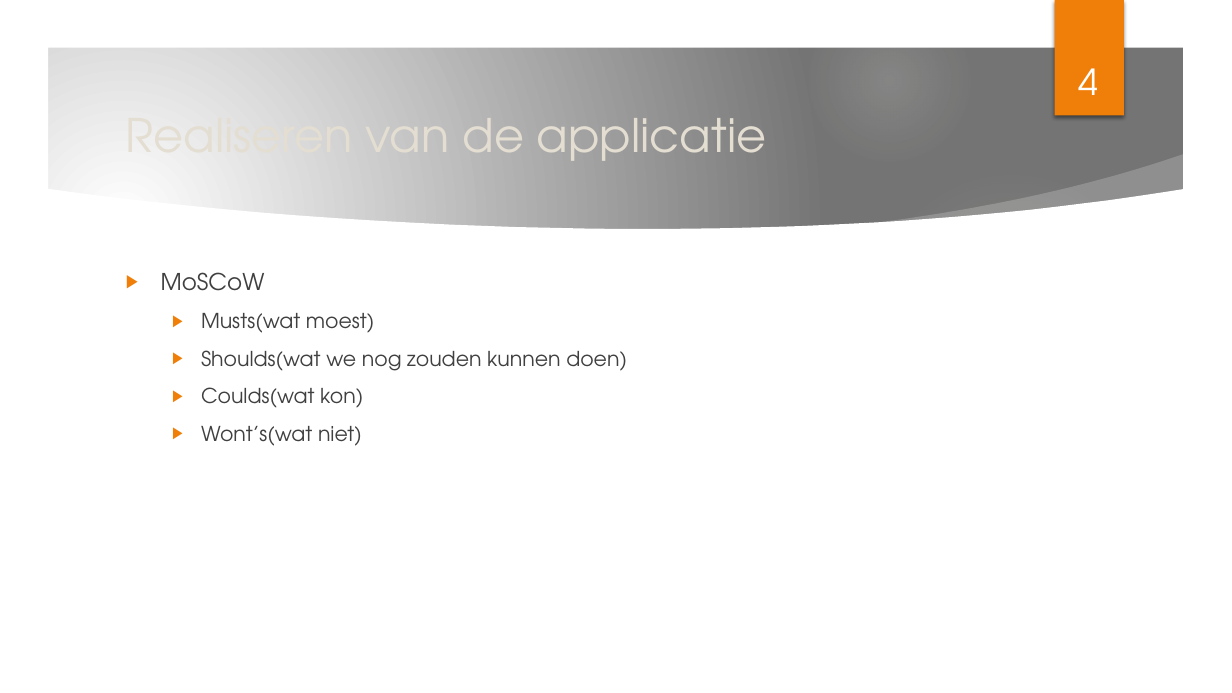
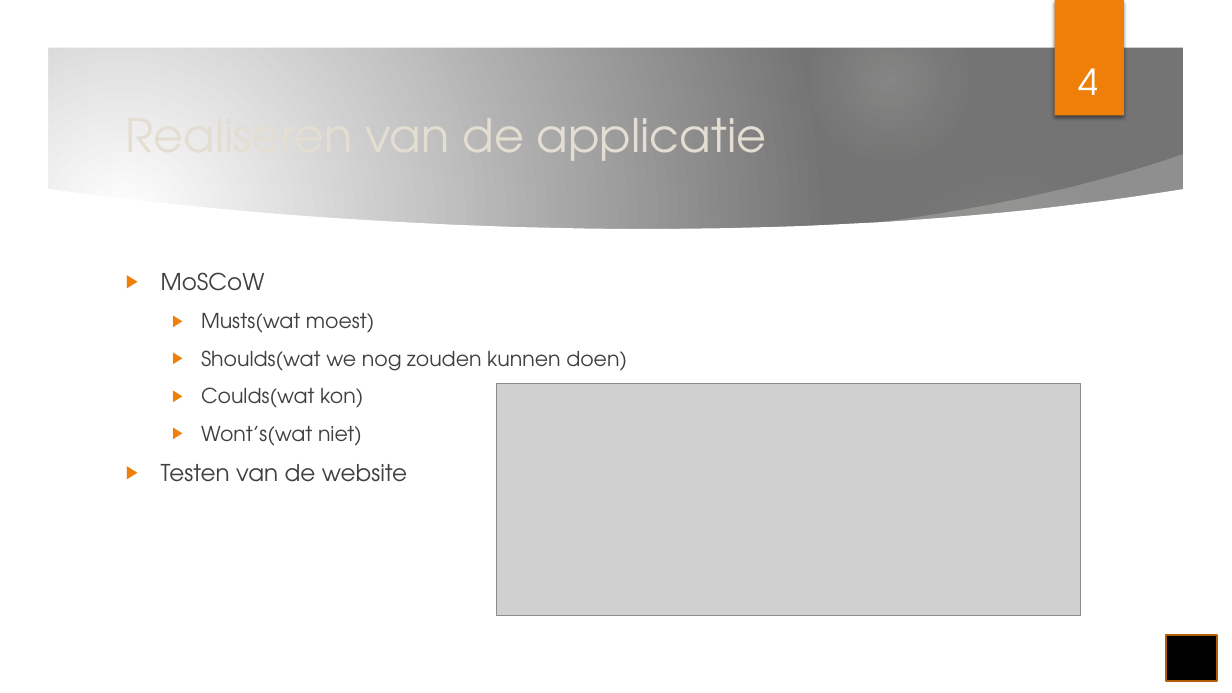
Before and after one commit to OfficialRaiiZeR/Proftaak-biocodegaming-web, a slide deck: slide 4 of documents/verslag/BioCodeGaming.pptx. Drawn at 1232x693 pixels with LibreOffice and Linux fonts; fonts in the diff are those of the drawing; grey boxes stand for pictures; background and template pictures are left out. Boxes give left, top, right and bottom in pixels: in the first picture for what was removed or moved away, otherwise in the second. Text is boxed around its words. In the diff, an @@ line names an element or a change of style, - is before the commit and + after.

```diff
--- a/documents/verslag/BioCodeGaming.pptx
+++ b/documents/verslag/BioCodeGaming.pptx
@@ picture added at box(496, 384, 1080, 616) @@
@@ text at box(161, 464, 407, 482): paragraph added @@
+▶ Testen van de website
@@ rectangle added at box(1166, 635, 1217, 681), fill #000000, outline #B25E07 1.5 pt @@
```
Also in this commit, not shown: 8 other slides changed, 1 slide added.
